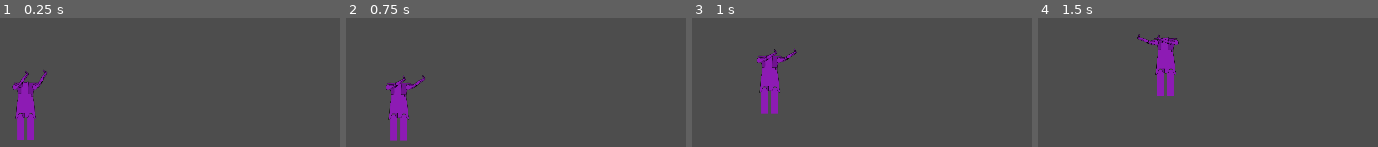
Above: before the commit, frames 1-4 (left to right).
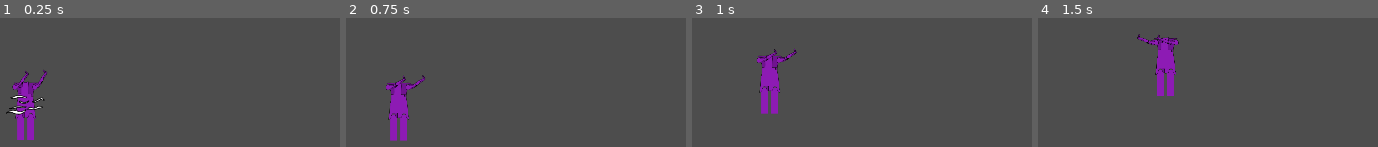
Above: after the commit, the same moments.

Repository: flowerFawn/Robot_game
Game: Godot game, scene res://levels/workshop.tscn
The game is run twice, just before and just after one commit, with the same random seed, the same clock (stepped at 60 frames per second) and the same inputs.
Inputs (mouse positions are in pixels of both pictures, inside the frame that each line leads up to):
- Up to frame 1 (0.25 s): no input
- Up to frame 2 (0.75 s): tap Enter at 0.5 s; move the mouse to (outside the picture) at 0.52 s; hold D (right) from 0.53 s (still down); tap Shift (slide) at 0.6 s
- Up to frame 3 (1 s): keep holding D (right); tap Space (jump) at 0.77 s
- Up to frame 4 (1.5 s): keep holding D (right); move the mouse to (outside the picture) at 1.27 s; tap F (interact) at 1.35 s

The runs differ from the first frame. In frame 1, 0.5% of the frame differs, in the area x 1-14%, y 59-76%; in frame 2, nothing differs; in frame 3, nothing differs; in frame 4, nothing differs.

Commit message:
added placeholder wind effect while immune
also fixed bug caused by the speed value being checked not being absolute, leading to only being immune while going right
the sprite is not standard, it is just a placeholder that will be replaced

Diff:
--- a/player_scripts/player.tscn
+++ b/player_scripts/player.tscn
@@ -10,6 +10,7 @@
 [ext_resource type="Texture2D" uid="uid://qn31vvwm1h7y" path="res://sprites/limbs/arms/error_arm.png" id="6_issu3"]
 [ext_resource type="Script" path="res://scripts/collectionarea.gd" id="7_p8ot4"]
 [ext_resource type="Texture2D" uid="uid://y6p0jgdsult7" path="res://sprites/limbs/legs/placeholder.png" id="9_8ooks"]
+[ext_resource type="Texture2D" uid="uid://bv3u4md3uw55y" path="res://general images/placeholder_wind_effect.png" id="11_0ujfb"]
 
 [sub_resource type="RectangleShape2D" id="RectangleShape2D_ys71y"]
 size = Vector2(8, 24)
@@ -160,5 +161,11 @@
 position = Vector2(0, 7)
 shape = SubResource("CapsuleShape2D_nqkdg")
 
+[node name="PlaceholderWindEffect" type="Sprite2D" parent="." groups=["slide_excluded"]]
+z_index = 100
+position = Vector2(0, 2)
+scale = Vector2(0.065, 0.065)
+texture = ExtResource("11_0ujfb")
+
 [connection signal="body_entered" from="CollectionArea" to="CollectionArea" method="_on_body_entered"]
 [connection signal="body_exited" from="CollectionArea" to="CollectionArea" method="_on_body_exited"]
--- a/player_scripts/player_main.gd
+++ b/player_scripts/player_main.gd
@@ -57,7 +57,7 @@
 	#takes 10 per second away from the current forces x axis, multiplier to change direction
 	if player_state == "sliding":
 		current_forces.x -= 10 * delta * stored_slide
-		if current_forces.x < slide_immunity_end:
+		if abs(current_forces.x) < slide_immunity_end:
 			set_immunity(false)
 
 	run_zooming()
@@ -181,6 +181,7 @@
 			limb.end_slide(stored_slide)
 
 func set_immunity(set_to):
+	get_node("PlaceholderWindEffect").visible = set_to
 	var child_nodes = get_children()
 	for child_node in child_nodes:
 		if child_node.is_in_group("limb") and not child_node.is_in_group("no_collision"):
Binary file added: general images/placeholder_wind_effect.png
Not shown, added: general images/placeholder_wind_effect.png.import
Not shown: 1 places in player_scripts/player.tscn that only renumber resources
Not shown, added: general images/placeholder_wind_effect.kra
